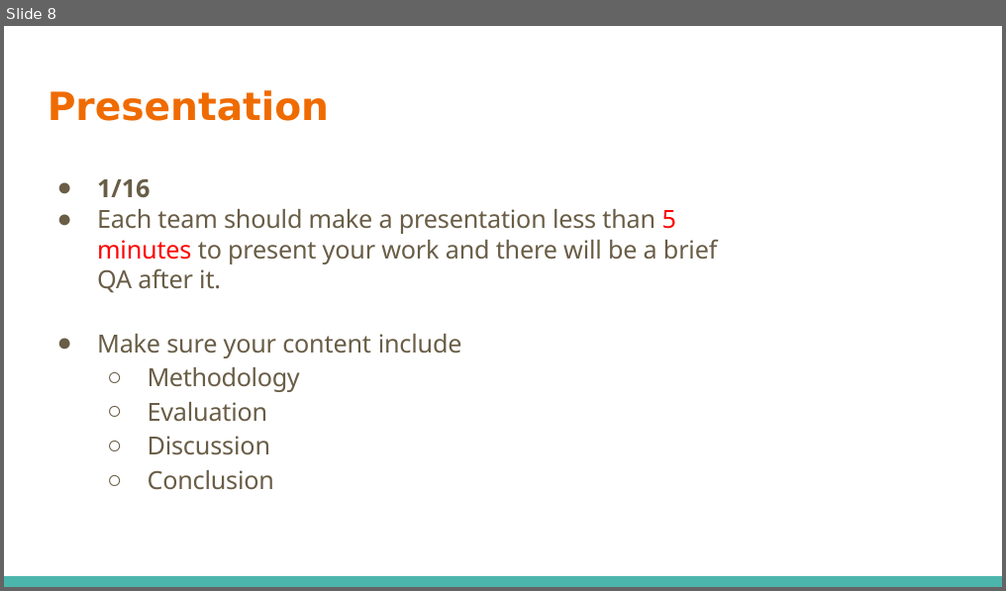
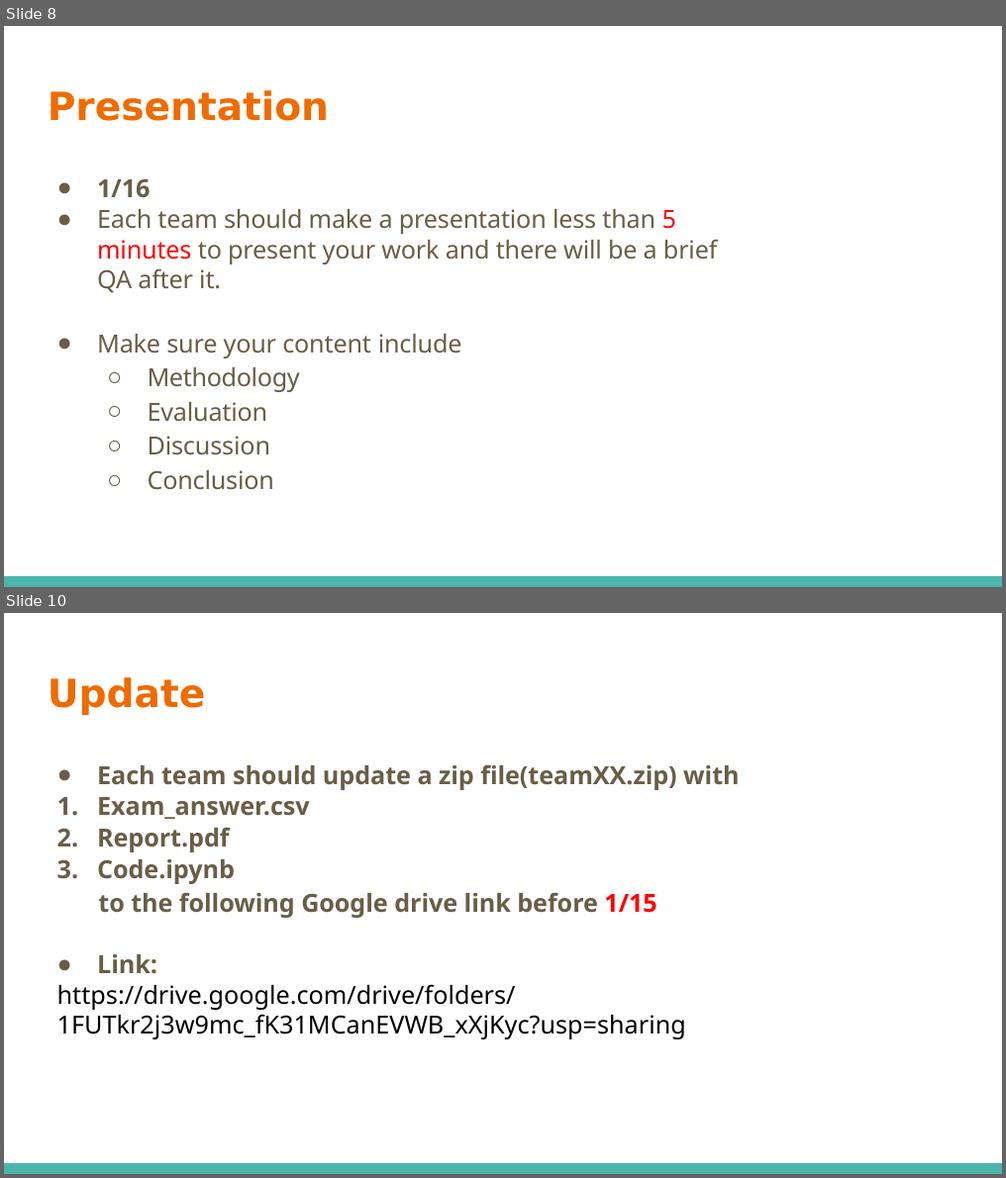
Before and after one commit to tw40210/AI_course, a slide deck: Final_Project_intro.pptx. Shown one above the other, each under a label of ours: slide 8 before the commit, slides 8 and 10 after it; the slides between them are not shown. The pictures are 1006x591 and 1006x1178 pixels, drawn with LibreOffice and Linux fonts; fonts in the diff are those of the drawing. Boxes give left, top, right and bottom in pixels: in the first picture for what was removed or moved away, otherwise in the second. Text is boxed around its words. In the diff, an @@ line names an element or a change of style, - is before the commit and + after.

```diff
--- a/Final_Project_intro.pptx
+++ b/Final_Project_intro.pptx
@@ slide 10 added at box(4, 613, 1002, 1174), background #FFFFFF; not listed: 1 template element that a slide beside it also shows @@
@@ title added at box(48, 677, 206, 715), 28 pt, text #EF6B00, bold @@
+Update
@@ text added at box(57, 764, 739, 1040), 18 pt, text #695D46, bold @@
+● Each team should update a zip file(teamXX.zip) with
+1. Exam_answer.csv
+2. Report.pdf
+3. Code.ipynb
+to the following Google drive link before 1/15
+● Link:
+https://drive.google.com/drive/folders/1FUTkr2j3w9mc_fK31MCanEVWB_xXjKyc?usp=sharing
```
Also in this commit, not shown: 1 slide changed.
